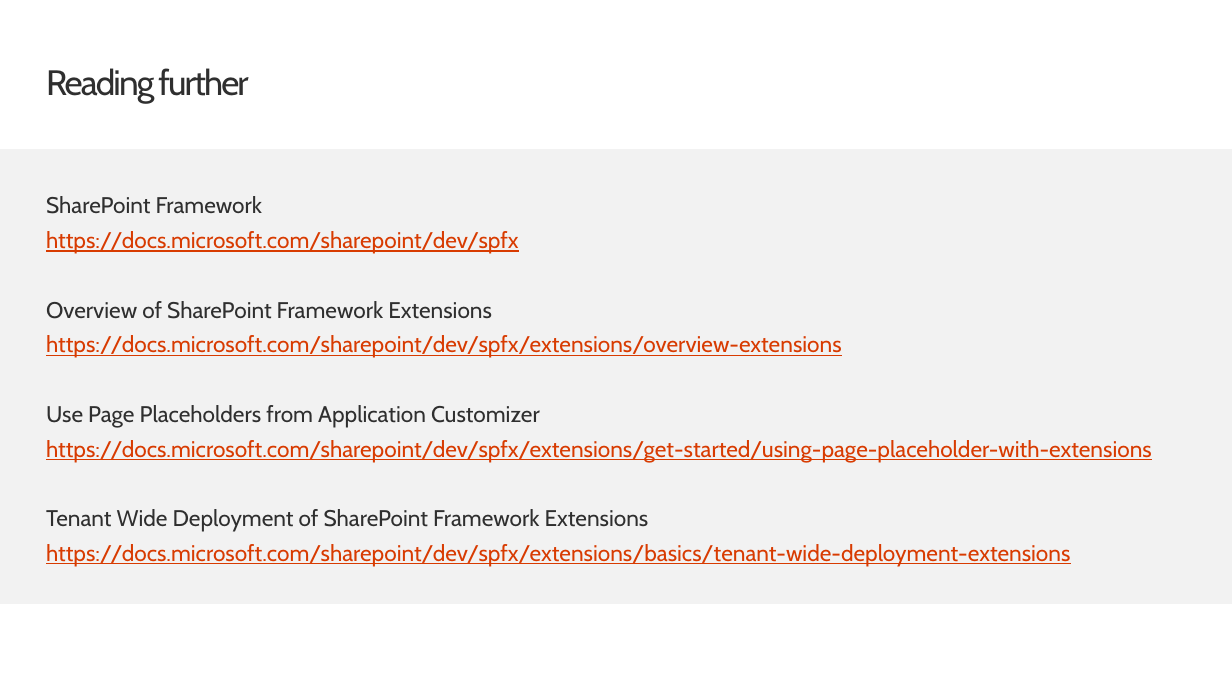
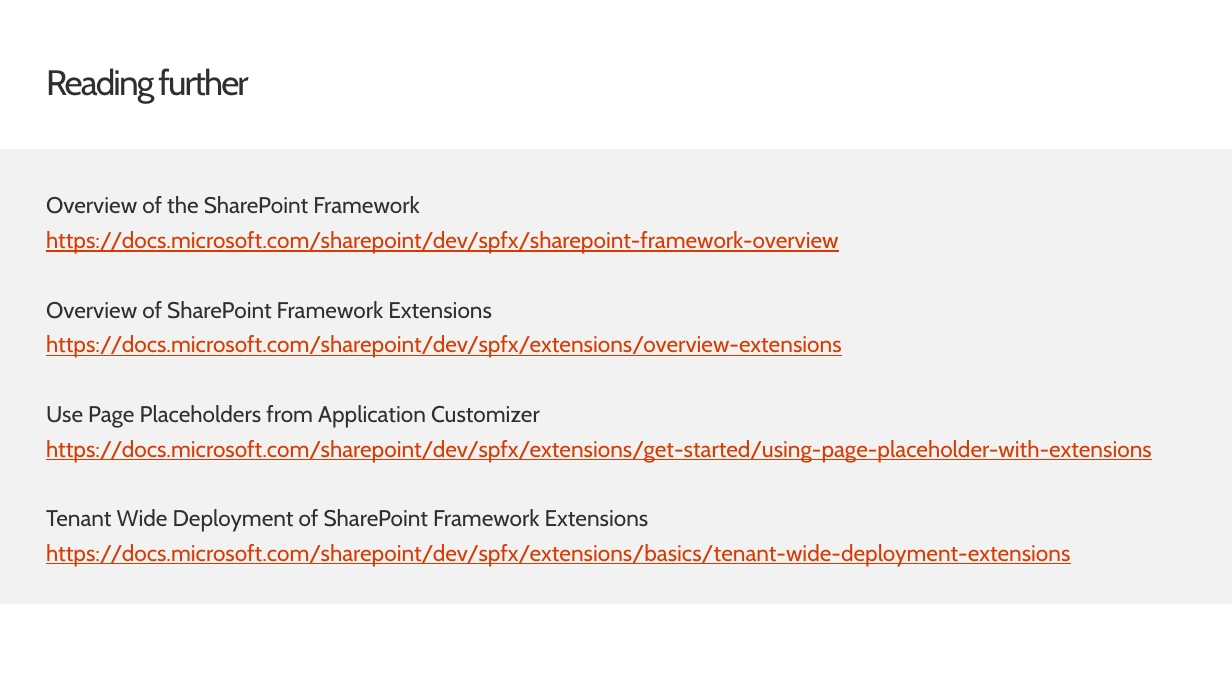
Before and after one commit to SharePoint/sp-dev-training-spfx-extensions, a slide deck: slide 18 of 01 into+appcustomizer.pptx. Drawn at 1232x693 pixels with LibreOffice and Linux fonts; fonts in the diff are those of the drawing; background and template pictures are left out. Boxes give left, top, right and bottom in pixels: in the first picture for what was removed or moved away, otherwise in the second. Text is boxed around its words. In the diff, an @@ line names an element or a change of style, - is before the commit and + after.

Commit message:
Fix link in app customizer slide deck

```diff
--- a/01 into+appcustomizer.pptx
+++ b/01 into+appcustomizer.pptx
@@ text at [46, 196, 839, 254]: text changed @@
-SharePoint Framework
-https://docs.microsoft.com/sharepoint/dev/spfx
+Overview of the SharePoint Framework
+https://docs.microsoft.com/sharepoint/dev/spfx/sharepoint-framework-overview
```
